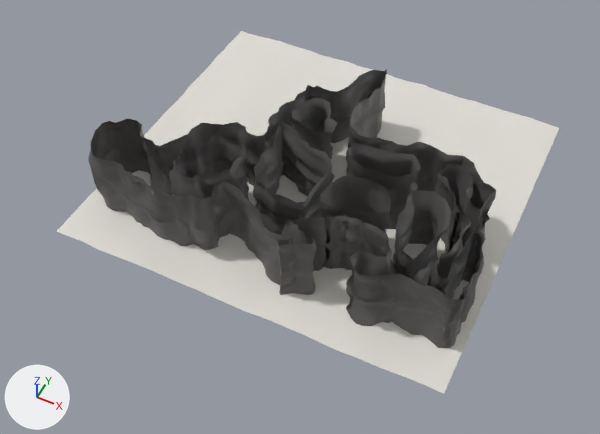
Renders of the FBX model Art folder/Sprint 2/3D/Export Models ONLY/Cave Export.fbx from each side of a commit.
Both versions are drawn from a camera (50 mm lens) standing at (37.7, -84.8, 88.0) and looking at (-0.7, -8.1, -7.9). Every picture has the same lights, and +X, +Y and +Z are marked at lower left. Where no turn or scale is listed for an object, it has been applied to the vertices.

Before the edit, the objects in view are built like this:
```python
me_mesh = bpy.data.meshes.new('Mesh')
me_mesh.from_pydata(...)  # 6090 vertices, 5515 faces; spans x -30.4..30.4, y -28.0..28.0, z -7.3..7.3
# faces by material slot: [625, 4890]
me_mesh.materials.append(mat_lambert8)  # light grey #e2dfd8
me_mesh.materials.append(mat_lambert6)  # dark grey #5d5b5a
ob_cave_map = bpy.data.objects.new('Cave_map', me_mesh)
ob_cave_map.location = (-0.4, -0.7, -1.7)
```
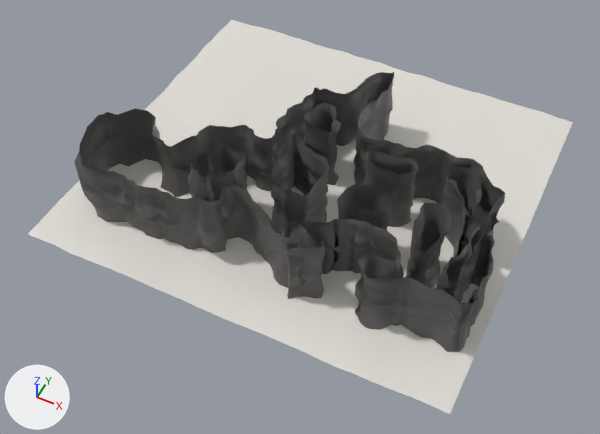
Location of each change, (x1, y1, x2, y2) in pixels of the pictures (600 x 434 px; the box of a moved part takes in the faces that stretch with it):
'Cave_map', reshaped (9% wider, 9% taller): before (57, 31, 559, 394); after (28, 20, 573, 414)
part 1 of me_mesh, moved or reshaped: before (57, 31, 559, 394); after (28, 20, 573, 414)
part 2 of me_mesh, moved or reshaped: before (394, 190, 451, 279); after (410, 203, 452, 274)
part 3 of me_mesh, moved or reshaped: before (319, 176, 391, 233); after (337, 184, 392, 230)
part 4 of me_mesh, moved or reshaped: before (346, 143, 421, 204); after (363, 150, 419, 202)
part 5 of me_mesh, moved or reshaped: before (292, 98, 337, 159); after (304, 103, 342, 159)
part 6 of me_mesh, moved or reshaped: before (253, 123, 332, 221); after (271, 134, 329, 220)
part 7 of me_mesh, moved or reshaped: before (169, 134, 248, 199); after (187, 143, 247, 202)
part 8 of me_mesh, moved or reshaped: before (393, 221, 439, 285); after (406, 232, 441, 288)
part 9 of me_mesh, moved or reshaped: before (386, 202, 407, 229); after (389, 196, 414, 227)
part 10 of me_mesh, moved or reshaped: before (310, 125, 335, 184); after (306, 131, 339, 185)
part 11 of me_mesh, moved or reshaped: before (255, 153, 322, 234); after (272, 165, 328, 238)
part 12 of me_mesh, moved or reshaped: before (173, 160, 249, 200); after (192, 170, 248, 198)
part 13 of me_mesh, moved or reshaped: before (88, 69, 496, 348); after (74, 72, 505, 352)

The change, as a diff of the scene's bpy script:
```diff
--- a/Art folder/Sprint 2/3D/Export Models ONLY/Cave Export.fbx.py
+++ b/Art folder/Sprint 2/3D/Export Models ONLY/Cave Export.fbx.py
@@ me_mesh @@
 # used by ob_cave_map; location = (-0.4, -0.7, -1.7)
-me_mesh.from_pydata(...)  # 6090 vertices, 5515 faces; spans x -30.4..30.4, y -28.0..28.0, z -7.3..7.3
+me_mesh.from_pydata(...)  # 6090 vertices, 5515 faces; spans x -33.9..32.0, y -30.4..30.4, z -7.3..7.3
+# me_mesh part 1: the loose piece of 676 vertices spanning x -30.4..30.4, y -28.0..28.0, z -4.1..-3.5 is multiplied about its middle by the matrix ((1.085, 0.0, 0.0), (0.0, 1.085, 0.0), (0.0, 0.0, 1.0)), then moved by (-0.9, 0.0, 0.0)
+# me_mesh part 2: the loose piece of 126 vertices spanning x 16.5..23.4, y -18.2..-5.7, z 1.7..7.3 is scaled about its middle by (0.713, 0.713, 1), then moved by (1.3, 0.0, 0.0)
+# me_mesh part 3: the loose piece of 144 vertices spanning x 5.4..15.4, y -14.7..-7.4, z 1.7..7.3 is scaled about its middle by (0.758, 0.758, 1), then moved by (1.3, 0.0, 0.0)
+# me_mesh part 4: the loose piece of 126 vertices spanning x 5.2..16.2, y -5.9..-0.2, z 1.7..7.3 is scaled about its middle by (0.715, 0.715, 1), then moved by (1.3, 0.0, 0.0)
+# me_mesh part 5: the loose piece of 126 vertices spanning x -5.6..1.9, y -2.2..5.3, z 1.7..7.3 is scaled about its middle by (0.824, 0.824, 1), then moved by (1.3, 0.0, 0.0)
+# me_mesh part 6: the loose piece of 234 vertices spanning x -6.2..5.0, y -16.6..-2.5, z 1.7..7.3 is scaled about its middle by (0.71, 0.782, 1), then moved by (1.3, 0.0, 0.0)
+# me_mesh part 7: the loose piece of 420 vertices spanning x -17.0..-7.1, y -19.8..-8.6, z 1.7..7.3 is scaled about its middle by (0.753, 0.753, 1), then moved by (1.6, 0.0, 0.0)
+# me_mesh part 8: the loose piece of 126 vertices spanning x 16.5..23.4, y -18.2..-5.7, z -3.9..1.7 is scaled about its middle by (0.713, 0.713, 1), then moved by (1.3, 0.0, 0.0)
+# me_mesh part 9: the loose piece of 126 vertices spanning x 5.2..16.2, y -5.9..-0.2, z -3.9..1.7 is scaled about its middle by (0.715, 0.715, 1), then moved by (1.3, 0.0, 0.0)
+# me_mesh part 10: the loose piece of 126 vertices spanning x -5.6..1.9, y -2.2..5.3, z -3.9..1.7 is scaled about its middle by (0.824, 0.824, 1), then moved by (1.3, 0.0, 0.0)
+# me_mesh part 11: the loose piece of 234 vertices spanning x -6.2..5.0, y -16.6..-2.5, z -3.9..1.7 is scaled about its middle by (0.71, 0.782, 1), then moved by (1.3, 0.0, 0.0)
+# me_mesh part 12: the loose piece of 420 vertices spanning x -17.0..-7.1, y -19.8..-8.6, z -3.9..1.7 is scaled about its middle by (0.753, 0.753, 1), then moved by (1.6, 0.0, 0.0)
+# me_mesh part 13: 3062 of 6090 vertices moved; they spanned x -30.0..29.3, y -23.8..16.1, z -7.3..7.3 and now span x -31.8..30.6, y -23.8..16.1, z -7.3..7.3; mean shift (1.2, 0.0, 0.0); largest move (-25.1, -11.6, 5.8) -> (-24.8, -9.0, 5.8)
 me_mesh.materials.append(mat_lambert8)
```
